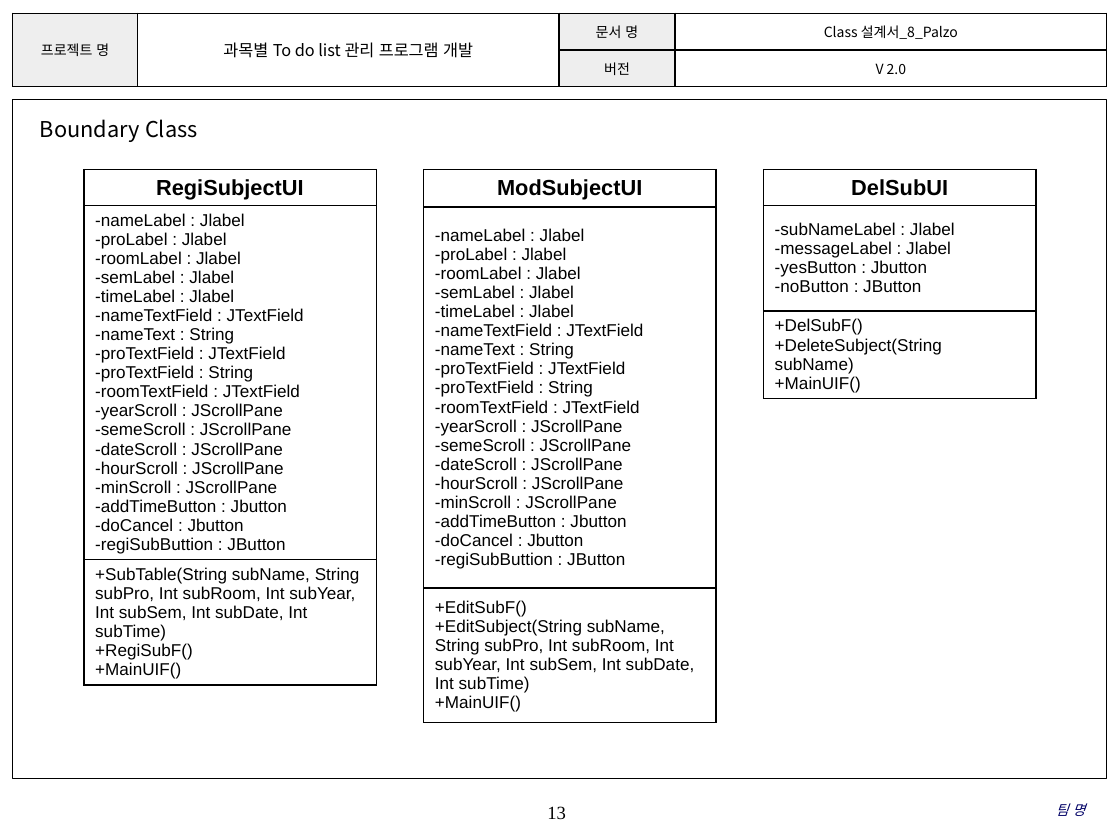
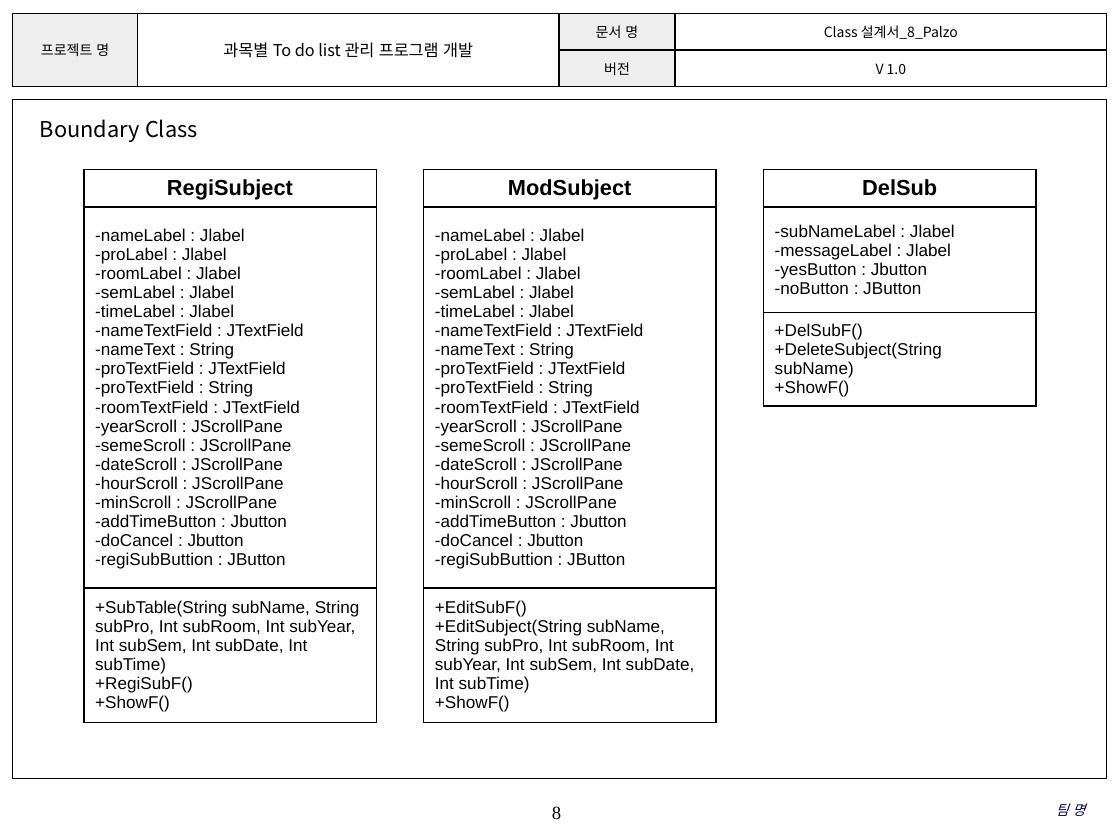
Before and after one commit to SMU-SE-Admin/18-1_8_PALZO_Doc, a slide deck: slide 8 of 03 설계/Class 설계서_8_Palzo.pptx (slide 13 before the commit). Drawn at 1120x840 pixels with LibreOffice and Linux fonts; fonts in the diff are those of the drawing; background and template pictures are left out. Boxes give left, top, right and bottom in pixels: in the first picture for what was removed or moved away, otherwise in the second. Text is boxed around its words. In the diff, an @@ line names an element or a change of style, - is before the commit and + after.

Commit message:
#1101 Class 설계서 작성
RegiList, EditList 수정
커밋메세지 에러로 인해 다시 커밋&푸쉬

```diff
--- a/03 설계/Class 설계서_8_Palzo.pptx
+++ b/03 설계/Class 설계서_8_Palzo.pptx
@@ table at box(12, 13, 1107, 86) @@
-row 2, column 4: V 2.0
+row 2, column 4: V 1.0
@@ table at box(84, 169, 376, 721) @@
-row 1, column 1: RegiSubjectUI
+row 1, column 1: RegiSubject
-row 3, column 1: +SubTable(String subName, String subPro, Int subRoom, Int subYear, Int subSem, Int subDate, Int subTime) / +RegiSubF() / +MainUIF()
+row 3, column 1: +SubTable(String subName, String subPro, Int subRoom, Int subYear, Int subSem, Int subDate, Int subTime) / +RegiSubF() / +ShowF()
@@ table at box(423, 169, 716, 721) @@
-row 1, column 1: ModSubjectUI
+row 1, column 1: ModSubject
-row 3, column 1: +EditSubF() / +EditSubject(String subName, String subPro, Int subRoom, Int subYear, Int subSem, Int subDate, Int subTime) / +MainUIF()
+row 3, column 1: +EditSubF() / +EditSubject(String subName, String subPro, Int subRoom, Int subYear, Int subSem, Int subDate, Int subTime) / +ShowF()
@@ table at box(764, 169, 1036, 405) @@
-row 1, column 1: DelSubUI
+row 1, column 1: DelSub
-row 3, column 1: +DelSubF() / +DeleteSubject(String subName) / +MainUIF()
+row 3, column 1: +DelSubF() / +DeleteSubject(String subName) / +ShowF()
@@ page number at box(552, 806, 561, 820): text changed @@
-13
+8
```
Also in this commit, not shown: 7 other slides changed, 5 slides removed.
